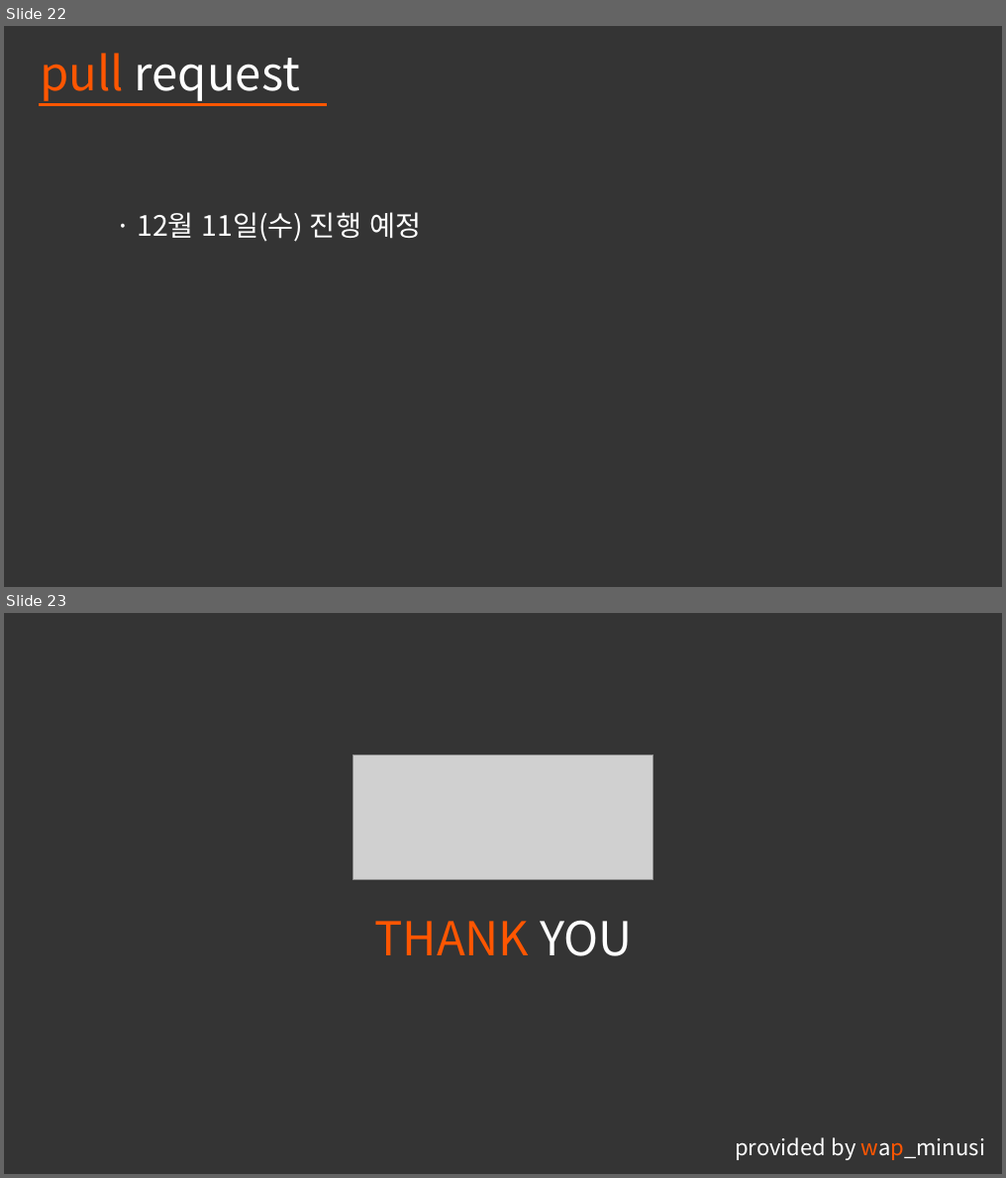
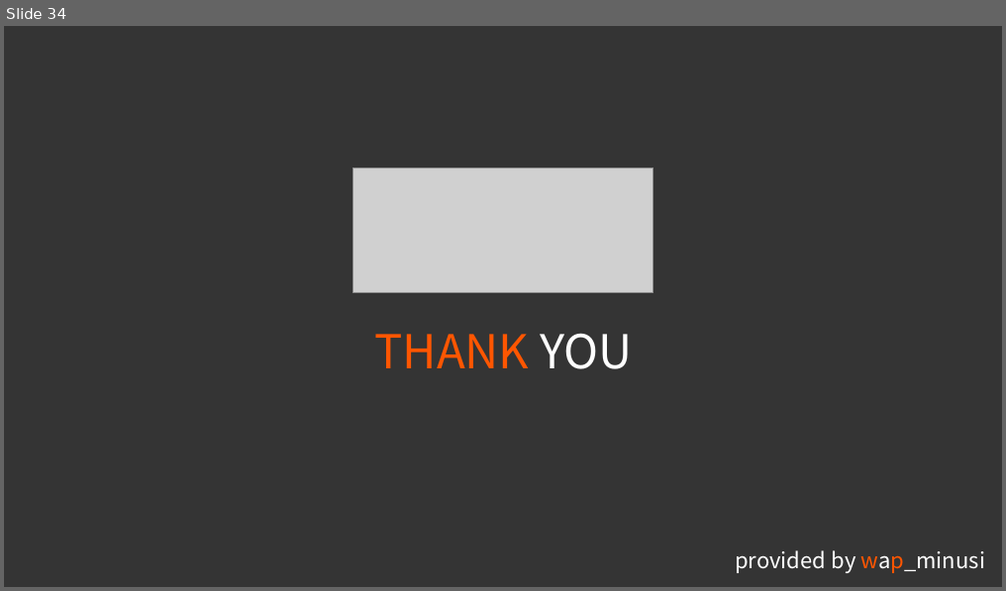
Before and after one commit to pknu-wap/git-flow-seminar, a slide deck: WAP_Git Flow & Pull Request_Minusi.pptx. Shown one above the other, each under a label of ours: slides 22 and 23 before the commit, slide 34 after it. The pictures are 1006x1178 and 1006x591 pixels, drawn with LibreOffice and Linux fonts; fonts in the diff are those of the drawing; grey boxes stand for pictures; background and template pictures are left out. Boxes give left, top, right and bottom in pixels: in the first picture for what was removed or moved away, otherwise in the second. Text is boxed around its words. In the diff, an @@ line names an element or a change of style, - is before the commit and + after.

Commit message:
update seminar ppt about pull request section

```diff
--- a/WAP_Git Flow & Pull Request_Minusi.pptx
+++ b/WAP_Git Flow & Pull Request_Minusi.pptx
@@ slide 22 removed at [4,26,1002,587], background #343434 @@
@@ text removed at [40,53,300,101] @@
-pull request
@@ line removed from (39, 104) to (327, 104) @@
@@ text removed at [137,212,421,242] @@
-· 12월 11일(수) 진행 예정
@@ what was slide 23 is now slide 34 @@
```
Also in this commit, not shown: 12 slides added.
